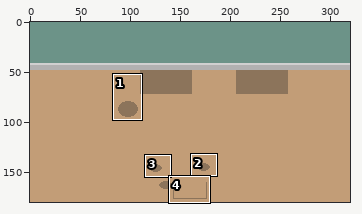
Two versions of one pixel-art file, Assets/concept.aseprite. Above: a wide view before the commit, with the close-up outlined.
Close-up. Earlier state:
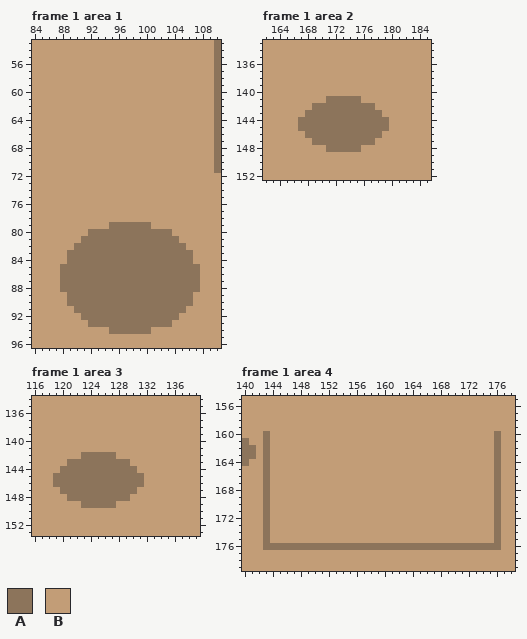
320x180 pixels, 2 frames. Colours within 5 levels of each other are drawn and written as one. Shown: frame 1 area 1: x 84..110, y 53..96; frame 1 area 2: x 162..185, y 133..152; frame 1 area 3: x 116..139, y 134..153; frame 1 area 4: x 140..178, y 155..179. The commit also changed other frames or places, which this record leaves out.
Palette (. is transparent): A #8c745b  B #c29d77
Pixels before, frame 1 area 1, first column x 84:
53 BBBBBBBBBBBBBBBBBBBBBBBBBBA
54 BBBBBBBBBBBBBBBBBBBBBBBBBBA
55 BBBBBBBBBBBBBBBBBBBBBBBBBBA
56 BBBBBBBBBBBBBBBBBBBBBBBBBBA
57 BBBBBBBBBBBBBBBBBBBBBBBBBBA
58 BBBBBBBBBBBBBBBBBBBBBBBBBBA
59 BBBBBBBBBBBBBBBBBBBBBBBBBBA
60 BBBBBBBBBBBBBBBBBBBBBBBBBBA
61 BBBBBBBBBBBBBBBBBBBBBBBBBBA
62 BBBBBBBBBBBBBBBBBBBBBBBBBBA
63 BBBBBBBBBBBBBBBBBBBBBBBBBBA
64 BBBBBBBBBBBBBBBBBBBBBBBBBBA
65 BBBBBBBBBBBBBBBBBBBBBBBBBBA
66 BBBBBBBBBBBBBBBBBBBBBBBBBBA
67 BBBBBBBBBBBBBBBBBBBBBBBBBBA
68 BBBBBBBBBBBBBBBBBBBBBBBBBBA
69 BBBBBBBBBBBBBBBBBBBBBBBBBBA
70 BBBBBBBBBBBBBBBBBBBBBBBBBBA
71 BBBBBBBBBBBBBBBBBBBBBBBBBBA
72 BBBBBBBBBBBBBBBBBBBBBBBBBBB
73 BBBBBBBBBBBBBBBBBBBBBBBBBBB
74 BBBBBBBBBBBBBBBBBBBBBBBBBBB
75 BBBBBBBBBBBBBBBBBBBBBBBBBBB
76 BBBBBBBBBBBBBBBBBBBBBBBBBBB
77 BBBBBBBBBBBBBBBBBBBBBBBBBBB
78 BBBBBBBBBBBBBBBBBBBBBBBBBBB
79 BBBBBBBBBBBAAAAAABBBBBBBBBB
80 BBBBBBBBAAAAAAAAAAAABBBBBBB
81 BBBBBBBAAAAAAAAAAAAAABBBBBB
82 BBBBBBAAAAAAAAAAAAAAAABBBBB
83 BBBBBAAAAAAAAAAAAAAAAAABBBB
84 BBBBBAAAAAAAAAAAAAAAAAABBBB
85 BBBBAAAAAAAAAAAAAAAAAAAABBB
86 BBBBAAAAAAAAAAAAAAAAAAAABBB
87 BBBBAAAAAAAAAAAAAAAAAAAABBB
88 BBBBAAAAAAAAAAAAAAAAAAAABBB
89 BBBBBAAAAAAAAAAAAAAAAAABBBB
90 BBBBBAAAAAAAAAAAAAAAAAABBBB
91 BBBBBBAAAAAAAAAAAAAAAABBBBB
92 BBBBBBBAAAAAAAAAAAAAABBBBBB
93 BBBBBBBBAAAAAAAAAAAABBBBBBB
94 BBBBBBBBBBBAAAAAABBBBBBBBBB
95 BBBBBBBBBBBBBBBBBBBBBBBBBBB
96 BBBBBBBBBBBBBBBBBBBBBBBBBBB
Pixels before, frame 1 area 2, first column x 162:
133 BBBBBBBBBBBBBBBBBBBBBBBB
134 BBBBBBBBBBBBBBBBBBBBBBBB
135 BBBBBBBBBBBBBBBBBBBBBBBB
136 BBBBBBBBBBBBBBBBBBBBBBBB
137 BBBBBBBBBBBBBBBBBBBBBBBB
138 BBBBBBBBBBBBBBBBBBBBBBBB
139 BBBBBBBBBBBBBBBBBBBBBBBB
140 BBBBBBBBBBBBBBBBBBBBBBBB
141 BBBBBBBBBAAAAABBBBBBBBBB
142 BBBBBBBAAAAAAAAABBBBBBBB
143 BBBBBBAAAAAAAAAAABBBBBBB
144 BBBBBAAAAAAAAAAAAABBBBBB
145 BBBBBAAAAAAAAAAAAABBBBBB
146 BBBBBBAAAAAAAAAAABBBBBBB
147 BBBBBBBAAAAAAAAABBBBBBBB
148 BBBBBBBBBAAAAABBBBBBBBBB
149 BBBBBBBBBBBBBBBBBBBBBBBB
150 BBBBBBBBBBBBBBBBBBBBBBBB
151 BBBBBBBBBBBBBBBBBBBBBBBB
152 BBBBBBBBBBBBBBBBBBBBBBBB
Pixels before, frame 1 area 3, first column x 116:
134 BBBBBBBBBBBBBBBBBBBBBBBB
135 BBBBBBBBBBBBBBBBBBBBBBBB
136 BBBBBBBBBBBBBBBBBBBBBBBB
137 BBBBBBBBBBBBBBBBBBBBBBBB
138 BBBBBBBBBBBBBBBBBBBBBBBB
139 BBBBBBBBBBBBBBBBBBBBBBBB
140 BBBBBBBBBBBBBBBBBBBBBBBB
141 BBBBBBBBBBBBBBBBBBBBBBBB
142 BBBBBBBAAAAABBBBBBBBBBBB
143 BBBBBAAAAAAAAABBBBBBBBBB
144 BBBBAAAAAAAAAAABBBBBBBBB
145 BBBAAAAAAAAAAAAABBBBBBBB
146 BBBAAAAAAAAAAAAABBBBBBBB
147 BBBBAAAAAAAAAAABBBBBBBBB
148 BBBBBAAAAAAAAABBBBBBBBBB
149 BBBBBBBAAAAABBBBBBBBBBBB
150 BBBBBBBBBBBBBBBBBBBBBBBB
151 BBBBBBBBBBBBBBBBBBBBBBBB
152 BBBBBBBBBBBBBBBBBBBBBBBB
153 BBBBBBBBBBBBBBBBBBBBBBBB
Pixels before, frame 1 area 4, first column x 140:
155 BBBBBBBBBBBBBBBBBBBBBBBBBBBBBBBBBBBBBBB
156 BBBBBBBBBBBBBBBBBBBBBBBBBBBBBBBBBBBBBBB
157 BBBBBBBBBBBBBBBBBBBBBBBBBBBBBBBBBBBBBBB
158 BBBBBBBBBBBBBBBBBBBBBBBBBBBBBBBBBBBBBBB
159 BBBBBBBBBBBBBBBBBBBBBBBBBBBBBBBBBBBBBBB
160 BBBABBBBBBBBBBBBBBBBBBBBBBBBBBBBBBBBABB
161 ABBABBBBBBBBBBBBBBBBBBBBBBBBBBBBBBBBABB
162 AABABBBBBBBBBBBBBBBBBBBBBBBBBBBBBBBBABB
163 AABABBBBBBBBBBBBBBBBBBBBBBBBBBBBBBBBABB
164 ABBABBBBBBBBBBBBBBBBBBBBBBBBBBBBBBBBABB
165 BBBABBBBBBBBBBBBBBBBBBBBBBBBBBBBBBBBABB
166 BBBABBBBBBBBBBBBBBBBBBBBBBBBBBBBBBBBABB
167 BBBABBBBBBBBBBBBBBBBBBBBBBBBBBBBBBBBABB
168 BBBABBBBBBBBBBBBBBBBBBBBBBBBBBBBBBBBABB
169 BBBABBBBBBBBBBBBBBBBBBBBBBBBBBBBBBBBABB
170 BBBABBBBBBBBBBBBBBBBBBBBBBBBBBBBBBBBABB
171 BBBABBBBBBBBBBBBBBBBBBBBBBBBBBBBBBBBABB
172 BBBABBBBBBBBBBBBBBBBBBBBBBBBBBBBBBBBABB
173 BBBABBBBBBBBBBBBBBBBBBBBBBBBBBBBBBBBABB
174 BBBABBBBBBBBBBBBBBBBBBBBBBBBBBBBBBBBABB
175 BBBABBBBBBBBBBBBBBBBBBBBBBBBBBBBBBBBABB
176 BBBAAAAAAAAAAAAAAAAAAAAAAAAAAAAAAAAAABB
177 BBBBBBBBBBBBBBBBBBBBBBBBBBBBBBBBBBBBBBB
178 BBBBBBBBBBBBBBBBBBBBBBBBBBBBBBBBBBBBBBB
179 BBBBBBBBBBBBBBBBBBBBBBBBBBBBBBBBBBBBBBB
After:
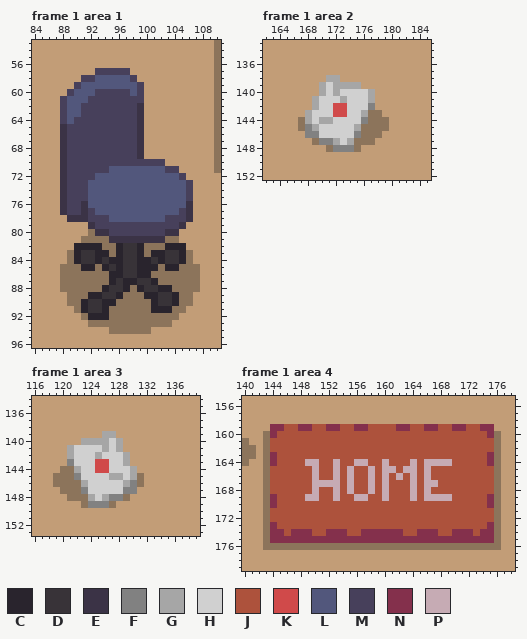
Colours new in this view: C #29242d  D #383338  E #3b3346  F #818181  G #a6a6a6  H #d0d0d0  J #ad523c  K #d04a4a  L #52577c  M #47405b  N #84304c  P #c6abb4
The exact change:
layer "Layer 3" now shown
Frame 1 area 1, layer "Layer 3":
y 57: x 93..97 BBBBB -> MMMMM
y 58: x 91..98 BBBBBBBB -> MMLLLLLM
y 59: x 90..99 BBBBBBBBBB -> MLLLLLLLLM
y 60: x 89..99 BBBBBBBBBBB -> MLLLMMMMMLM
y 61: x 88..99 BBBBBBBBBBBB -> MLLLMMMMMMMM
y 62..63: x 88..99 BBBBBBBBBBBB -> MLLMMMMMMMME
y 64: x 88..99 BBBBBBBBBBBB -> MLMMMMMMMMME
y 65..69: x 88..99 BBBBBBBBBBBB -> EMMMMMMMMMME
y 70: x 88..102 BBBBBBBBBBBBBBB -> EMMMMMMMMMMMMMM
y 71: x 88..104 BBBBBBBBBBBBBBBBB -> EMMMMMMLLLLLLLLMM
y 72: x 88..105 BBBBBBBBBBBBBBBBBB -> EMMMMLLLLLLLLLLLLM
y 73..75: x 88..106 BBBBBBBBBBBBBBBBBBB -> EMMMLLLLLLLLLLLLLLM
y 76: x 88..106 BBBBBBBBBBBBBBBBBBB -> EMMELLLLLLLLLLLLLLE
y 77: x 88..106 BBBBBBBBBBBBBBBBBBB -> EMMEMLLLLLLLLLLLLME
y 78: x 89..106 BBBBBBBBBBBBBBBBBB -> EEEMMMLLLLLLLLMMME
y 79: x 92..105 BBBAAAAAABBBBB -> EMMMMMMMMMMMME
y 80: x 93..104 AAAAAAAAAAAB -> EEMMMMMMMMEE
y 81: x 95..102 AAAAAAAA -> EEEEEEEE
y 82: x 90..93 AAAA -> CCCC; x 96..99 AAAA -> CDDC; x 103..105 AAA -> CCC
y 83: x 90..94 AAAAA -> CDDCC; x 96..99 AAAA -> CDDC; x 101..105 AAAAA -> CCDDC
y 84: x 90..105 AAAAAAAAAAAAAAAA -> CDDCDCCDDCCDCDDC
y 85: x 91..92 AA -> CC; x 94..101 AAAAAAAA -> CDCDDCCC; x 103..104 AA -> CC
y 86: x 95..100 AAAAAA -> CCDDCC
y 87: x 95..101 AAAAAAA -> CDCCDDC
y 88: x 94..97 AAAA -> CDDC; x 99..103 AAAAA -> CDDCC
y 89: x 92..96 AAAAA -> CCDDC; x 100..104 AAAAA -> CCDDC
y 90: x 91..95 AAAAA -> CDDCC; x 101..104 AAAA -> CDDC
y 91: x 91..94 AAAA -> CDDC; x 101..103 AAA -> CCC
y 92: x 92..94 AAA -> CCC
Frame 1 area 2, layer "Layer 3":
y 138: x 171..172 BB -> GG
y 139: x 170..175 BBBBBB -> GHGGGG
y 140: x 170..177 BBBBBBBB -> GHGHHHHG
y 141: x 169..177 BBAAAAABB -> GHHHGHHHG
y 142: x 169..177 AAAAAAAAA -> GHHKKHHHF
y 143: x 168..176 AAAAAAAAA -> GHHHKKHHG
y 144: x 168..176 AAAAAAAAA -> GHGGHHHHF
y 145: x 168..175 AAAAAAAA -> FGHHHHHG
y 146: x 168..175 AAAAAAAA -> FFHHHHHF
y 147: x 170..174 AAAAA -> FFGHG
y 148: x 172..174 AAA -> FFF
Frame 1 area 3, layer "Layer 3":
y 139: x 126..127 BB -> GG
y 140: x 123..128 BBBBBB -> GGGGHG
y 141: x 121..128 BBBBBBBB -> GHHHHGHG
y 142: x 121..129 BBAAAAABB -> GHHHGHHHG
y 143: x 121..129 AAAAAAAAA -> FHHHKKHHG
y 144: x 122..130 AAAAAAAAA -> GHHKKHHHG
y 145: x 122..130 AAAAAAAAA -> FHHHHGGHG
y 146: x 123..130 AAAAAAAA -> GHHHHHGF
y 147: x 123..130 AAAAAAAA -> FHHHHHFF
y 148: x 124..128 AAAAA -> GHGFF
y 149: x 124..126 AAA -> FFF
Frame 1 area 4, layer "Layer 3":
y 159: x 144..175 BBBBBBBBBBBBBBBBBBBBBBBBBBBBBBBB -> NNJJNNJJNNJJNNJJJJNNJJNNJJNNJJNN
y 160: x 144..175 BBBBBBBBBBBBBBBBBBBBBBBBBBBBBBBB -> NJJJJJJJJJJJJJJJJJJJJJJJJJJJJJJN
y 161..162: x 144..175 BBBBBBBBBBBBBBBBBBBBBBBBBBBBBBBB -> JJJJJJJJJJJJJJJJJJJJJJJJJJJJJJJJ
y 163: x 144..175 BBBBBBBBBBBBBBBBBBBBBBBBBBBBBBBB -> NJJJJJJJJJJJJJJJJJJJJJJJJJJJJJJN
y 164: x 144..175 BBBBBBBBBBBBBBBBBBBBBBBBBBBBBBBB -> NJJJJPPJJPJJPPJJPJJJPJPPPPJJJJJN
y 165: x 144..175 BBBBBBBBBBBBBBBBBBBBBBBBBBBBBBBB -> JJJJJJPJJPJPJJPJPPJPPJPJJJJJJJJJ
y 166: x 144..175 BBBBBBBBBBBBBBBBBBBBBBBBBBBBBBBB -> JJJJJJPJJPJPJJPJPJPJPJPJJJJJJJJJ
y 167: x 144..175 BBBBBBBBBBBBBBBBBBBBBBBBBBBBBBBB -> JJJJJJPPPPJPJJPJPJJJPJPPJJJJJJJJ
y 168: x 144..175 BBBBBBBBBBBBBBBBBBBBBBBBBBBBBBBB -> JJJJJJPJJPJPJJPJPJJJPJPJJJJJJJJJ
y 169: x 144..175 BBBBBBBBBBBBBBBBBBBBBBBBBBBBBBBB -> NJJJJPPJJPJJPPJJPJJJPJPPPPJJJJJN
y 170: x 144..175 BBBBBBBBBBBBBBBBBBBBBBBBBBBBBBBB -> NJJJJJJJJJJJJJJJJJJJJJJJJJJJJJJN
y 171..172: x 144..175 BBBBBBBBBBBBBBBBBBBBBBBBBBBBBBBB -> JJJJJJJJJJJJJJJJJJJJJJJJJJJJJJJJ
y 173: x 144..175 BBBBBBBBBBBBBBBBBBBBBBBBBBBBBBBB -> NJJJJJJJJJJJJJJJJJJJJJJJJJJJJJJN
y 174: x 144..175 BBBBBBBBBBBBBBBBBBBBBBBBBBBBBBBB -> NNJNNNJJNNNJJNNNNNNJJNNNJJNNNJNN
y 175: x 144..175 BBBBBBBBBBBBBBBBBBBBBBBBBBBBBBBB -> NNNNNNNNNNNNNNNNNNNNNNNNNNNNNNNN
Boxes around the changes in both close-ups, in picture pixels (x1, y1, x2, y2):
changed: (60, 68, 193, 320)
changed: (305, 75, 375, 152)
changed: (67, 431, 137, 508)
changed: (270, 424, 494, 543)
